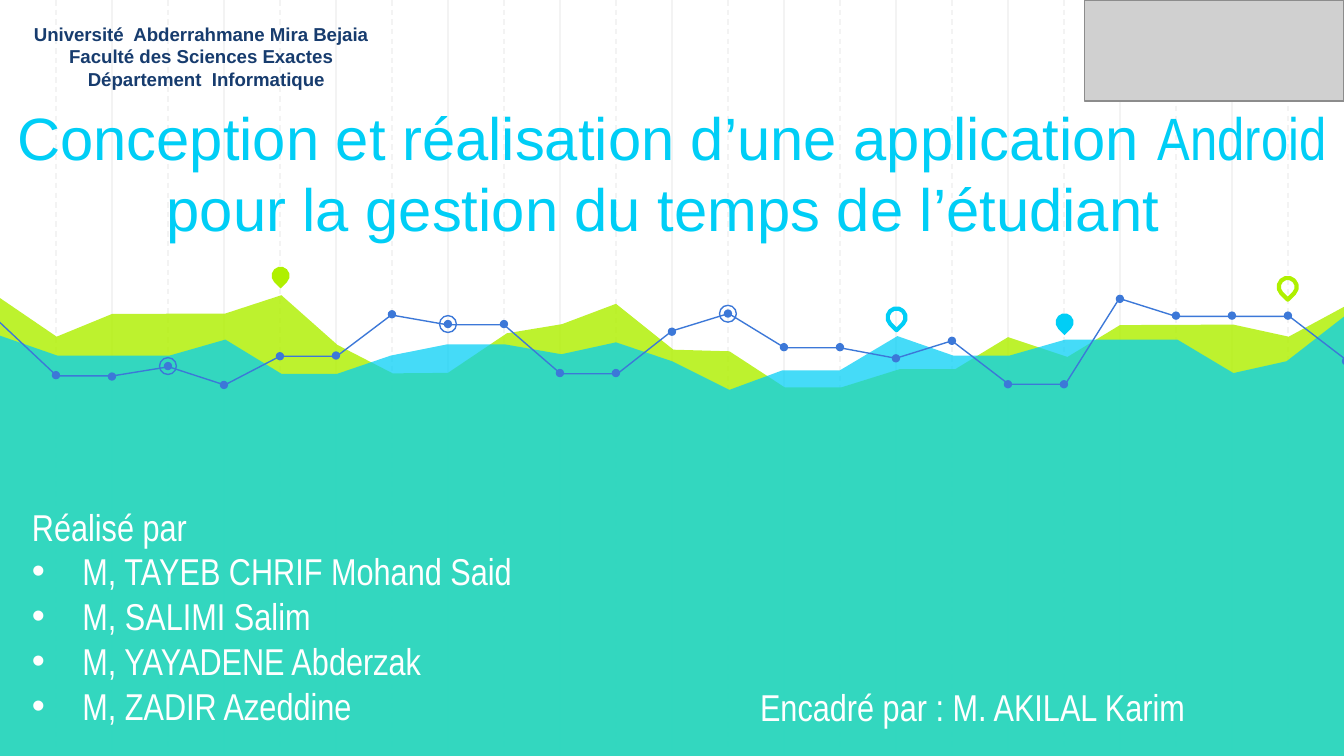
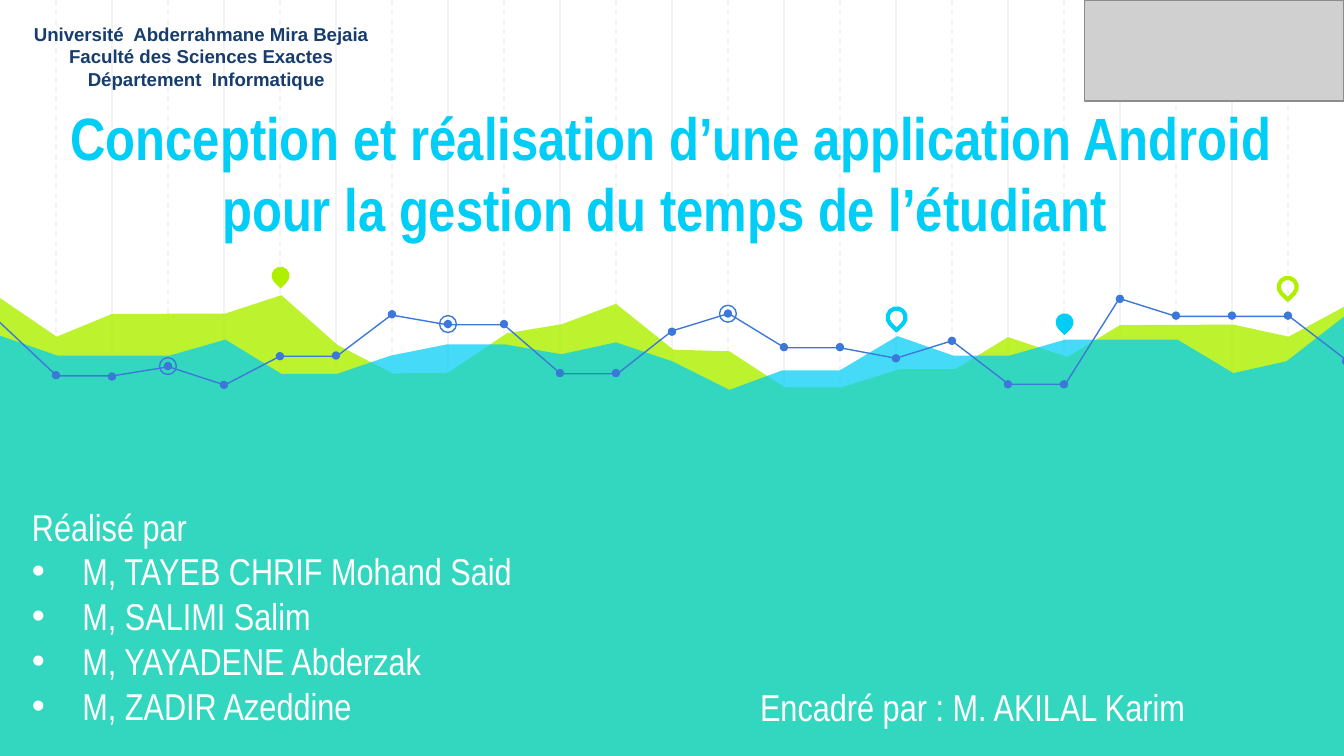
Before and after one commit to AzeddineZadir/docpfc, a slide deck: slide 1 of présentation_aze.pptx. Drawn at 1344x756 pixels with LibreOffice and Linux fonts; fonts in the diff are those of the drawing; grey boxes stand for pictures. Boxes give left, top, right and bottom in pixels: in the first picture for what was removed or moved away, otherwise in the second. Text is boxed around its words. In the diff, an @@ line names an element or a change of style, - is before the commit and + after.

```diff
--- a/présentation_aze.pptx
+++ b/présentation_aze.pptx
@@ text "Conception et réalisation d’une application ..." at <box>71,116,1271,243</box>: font Arial to Arial Narrow, bold on @@
```
Also in this commit, not shown: 1 other slide changed, 2 slides added, 1 other file.
